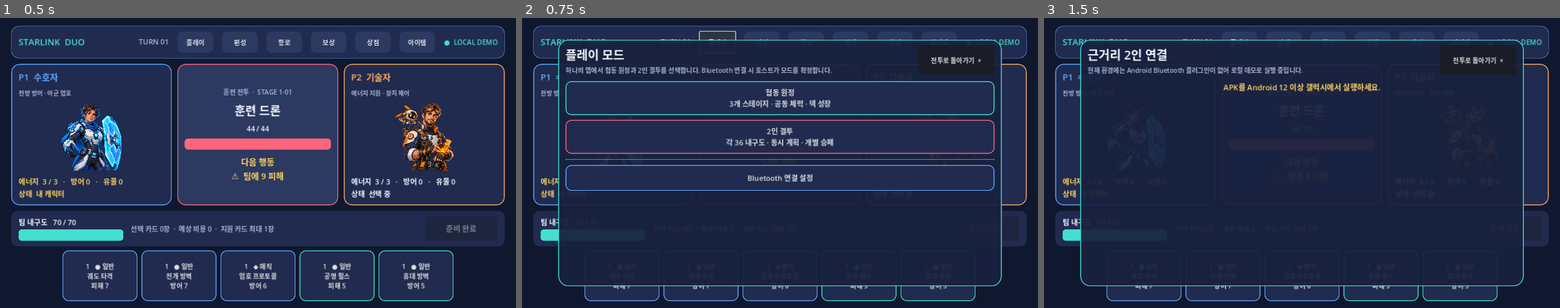
Above: before the commit, frames 1-3 (left to right).
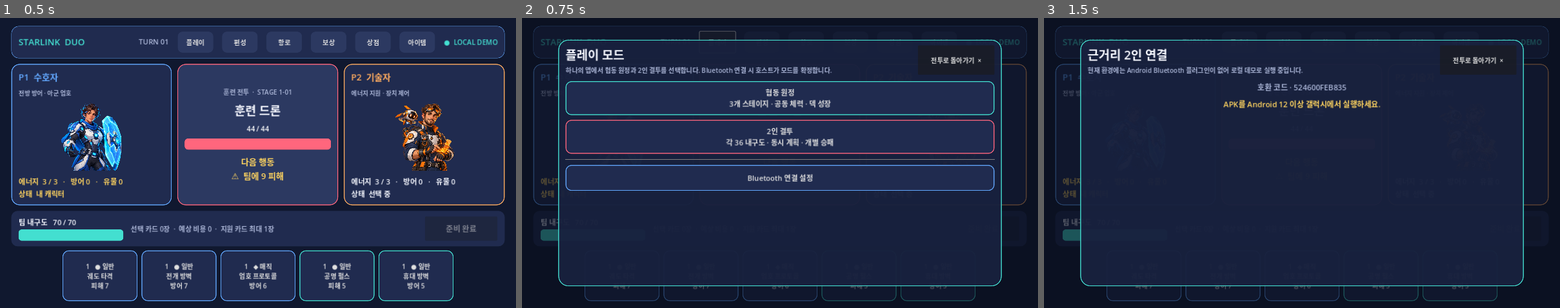
Above: after the commit, the same moments.

Repository: wjdals988/starlinkduo
Game: Godot game, scene res://src/ui/main.tscn
The game is run twice, just before and just after one commit, with the same random seed, the same clock (stepped at 60 frames per second) and the same inputs.
Inputs:
- Up to frame 1 (0.5 s): no input
- Up to frame 2 (0.75 s): click "플레이" at 0.5 s
- Up to frame 3 (1.5 s): click "Bluetooth 연결 설정" at 1.25 s

Frame 1 is identical in both runs. In frame 2, 15% of the frame differs, in the area x 2-98%, y 2-98%; in frame 3, 16%.

Commit message:
feat: prepare physical Bluetooth validation

Diff:
--- a/src/network/cooperative_session.gd
+++ b/src/network/cooperative_session.gd
@@ -281,6 +281,7 @@
 		session_error.emit("incompatible_content", String(payload.get("fingerprint", "")))
 		return
 	handshake_complete = true
+	print("SESSION_HANDSHAKE role=%s compatibility=%s" % ["host" if role == Role.HOST else "guest", GameCompatibility.code()])
 	if role != Role.HOST:
 		return
 	_restore_duel_commitment_if_matching()
--- a/src/network/game_compatibility.gd
+++ b/src/network/game_compatibility.gd
@@ -20,3 +20,6 @@
 		"run_content": RunContentCatalog.build(),
 	})
 	return _cached_fingerprint
+
+static func code() -> String:
+	return fingerprint().left(12).to_upper()
--- a/src/ui/main.gd
+++ b/src/ui/main.gd
@@ -42,7 +42,7 @@
 var ready_button: Button
 var turn_label: Label
 var log_label: Label
-var overlay: PanelContainer
+var overlay: Control
 var overlay_title: Label
 var overlay_subtitle: Label
 var overlay_content: VBoxContainer
@@ -302,18 +302,28 @@
 	return section
 
 func _build_overlay() -> void:
-	overlay = PanelContainer.new()
-	overlay.set_anchors_preset(Control.PRESET_FULL_RECT)
-	overlay.offset_left = 90
-	overlay.offset_top = 54
-	overlay.offset_right = -90
-	overlay.offset_bottom = -54
-	overlay.add_theme_stylebox_override("panel", _panel_style(Color("#18213eeF"), 24, COLOR_CYAN, 2))
+	overlay = Control.new()
+	overlay.set_anchors_and_offsets_preset(Control.PRESET_FULL_RECT)
+	overlay.mouse_filter = Control.MOUSE_FILTER_STOP
 	overlay.visible = false
 	add_child(overlay)
+	var scrim := ColorRect.new()
+	scrim.set_anchors_and_offsets_preset(Control.PRESET_FULL_RECT)
+	scrim.color = Color("#080d1ca8")
+	scrim.mouse_filter = Control.MOUSE_FILTER_STOP
+	overlay.add_child(scrim)
+	var panel := PanelContainer.new()
+	panel.set_anchors_preset(Control.PRESET_FULL_RECT)
+	panel.offset_left = 90
+	panel.offset_top = 54
+	panel.offset_right = -90
+	panel.offset_bottom = -54
+	panel.mouse_filter = Control.MOUSE_FILTER_STOP
+	panel.add_theme_stylebox_override("panel", _panel_style(Color("#18213eef"), 24, COLOR_CYAN, 2))
+	overlay.add_child(panel)
 	var column := VBoxContainer.new()
 	column.add_theme_constant_override("separation", 16)
-	overlay.add_child(column)
+	panel.add_child(column)
 	var header := HBoxContainer.new()
 	column.add_child(header)
 	var titles := VBoxContainer.new()
@@ -384,6 +394,7 @@
 func _show_connection() -> void:
 	_clear_overlay()
 	overlay_title.text = "근거리 2인 연결"
+	_add_connection_notice("호환 코드 · %s" % GameCompatibility.code(), COLOR_MUTED)
 	if not Engine.has_singleton(AndroidBluetoothTransport.PLUGIN_NAME):
 		overlay_subtitle.text = "현재 환경에는 Android Bluetooth 플러그인이 없어 로컬 데모로 실행 중입니다."
 		_add_connection_notice("APK를 Android 12 이상 갤럭시에서 실행하세요.", COLOR_YELLOW)
--- a/tests/run_all.gd
+++ b/tests/run_all.gd
@@ -334,6 +334,7 @@
 	_expect(catalog.size() == 144, "full catalog contains exactly 144 cards")
 	var fingerprint := GameCompatibility.fingerprint()
 	_expect(fingerprint.length() == 64 and fingerprint == GameCompatibility.fingerprint(), "complete game content produces one stable SHA-256 compatibility fingerprint")
+	_expect(GameCompatibility.code().length() == 12 and fingerprint.begins_with(GameCompatibility.code().to_lower()), "connection screen exposes a stable 12-character compatibility code")
 	for scope in CardData.Scope.values():
 		var count := 0
 		for card in catalog.values():
Binary file added: artifacts/emulator-5556-modal-input-block.png
Not shown, changed: CHANGELOG.md
Not shown, changed: README.md
Not shown, added: docs/DEVICE_E2E_TEST.md
